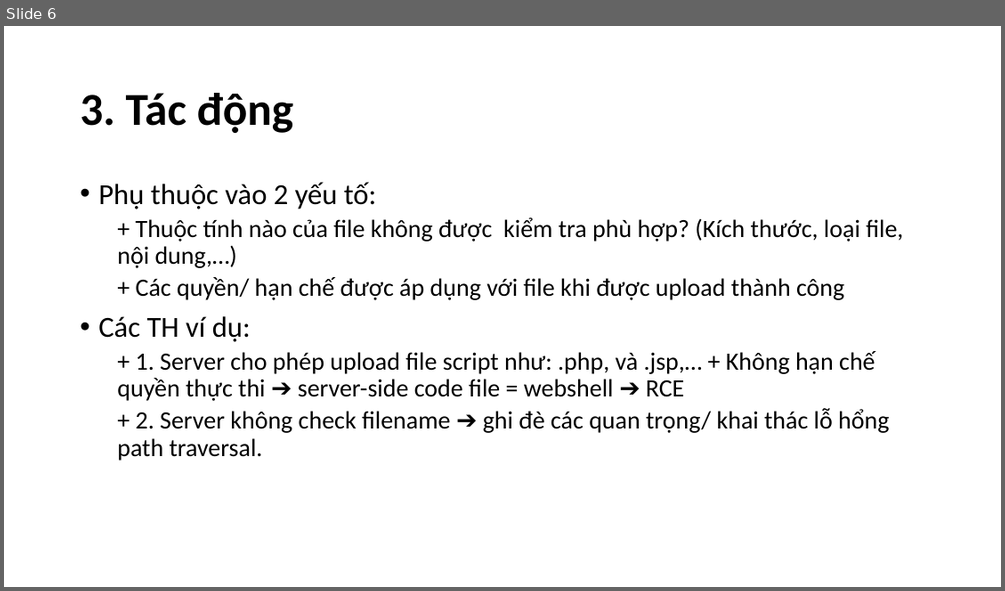
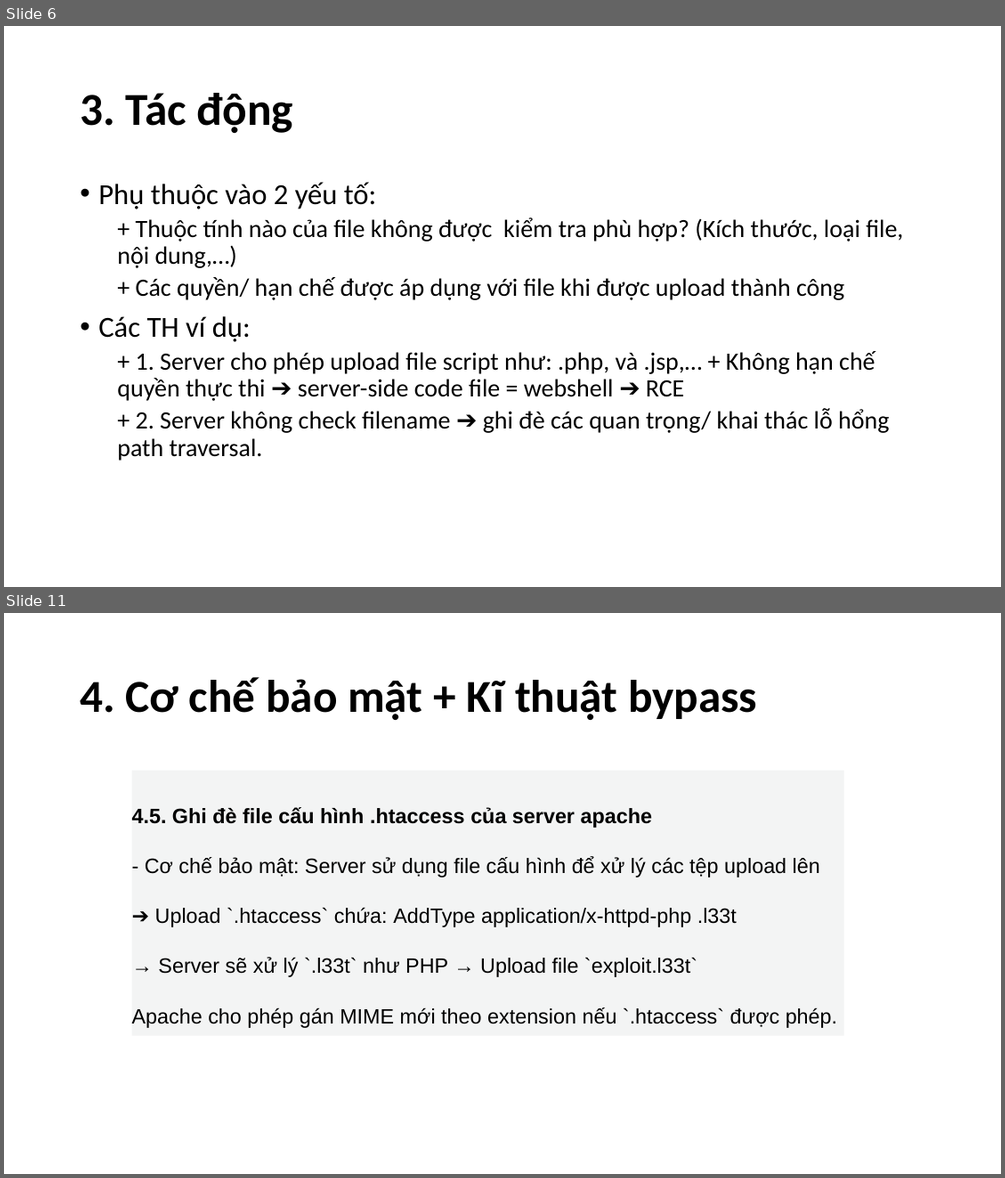
Before and after one commit to n33r9/PortSwigger_labs_note, a slide deck: week3.2.file_upload/file_upload.pptx. Shown one above the other, each under a label of ours: slide 6 before the commit, slides 6 and 11 after it; the slides between them are not shown. The pictures are 1005x591 and 1005x1178 pixels, drawn with LibreOffice and Linux fonts; fonts in the diff are those of the drawing. Boxes give left, top, right and bottom in pixels: in the first picture for what was removed or moved away, otherwise in the second. Text is boxed around its words. In the diff, an @@ line names an element or a change of style, - is before the commit and + after.

```diff
--- a/week3.2.file_upload/file_upload.pptx
+++ b/week3.2.file_upload/file_upload.pptx
@@ slide 11 added at (x1=4, y1=613, x2=1001, y2=1174), background #FFFFFF @@
@@ title added at (x1=80, y1=677, x2=757, y2=720), 44 pt, text #000000, bold @@
+4. Cơ chế bảo mật + Kĩ thuật bypass
@@ text added at (x1=132, y1=807, x2=837, y2=1028), 20 pt, text #000000 @@
+4.5. Ghi đè file cấu hình .htaccess của server apache
+- Cơ chế bảo mật: Server sử dụng file cấu hình để xử lý các tệp upload lên
+➔ Upload `.htaccess` chứa: AddType application/x-httpd-php .l33t
+→ Server sẽ xử lý `.l33t` như PHP → Upload file `exploit.l33t`
+Apache cho phép gán MIME mới theo extension nếu `.htaccess` được phép.
```
Also in this commit, not shown: 5 slides changed, 13 other slides added.
